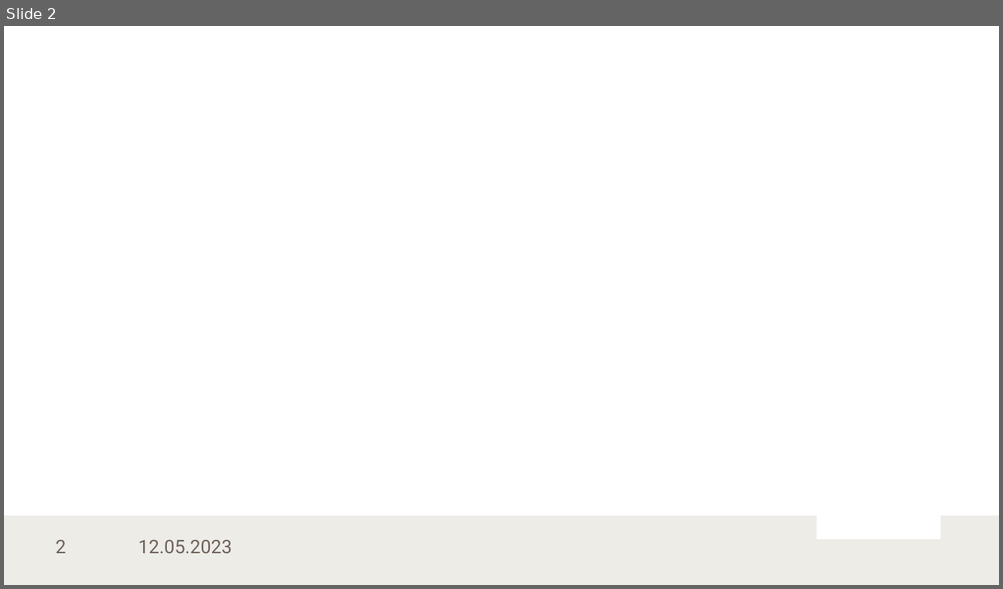
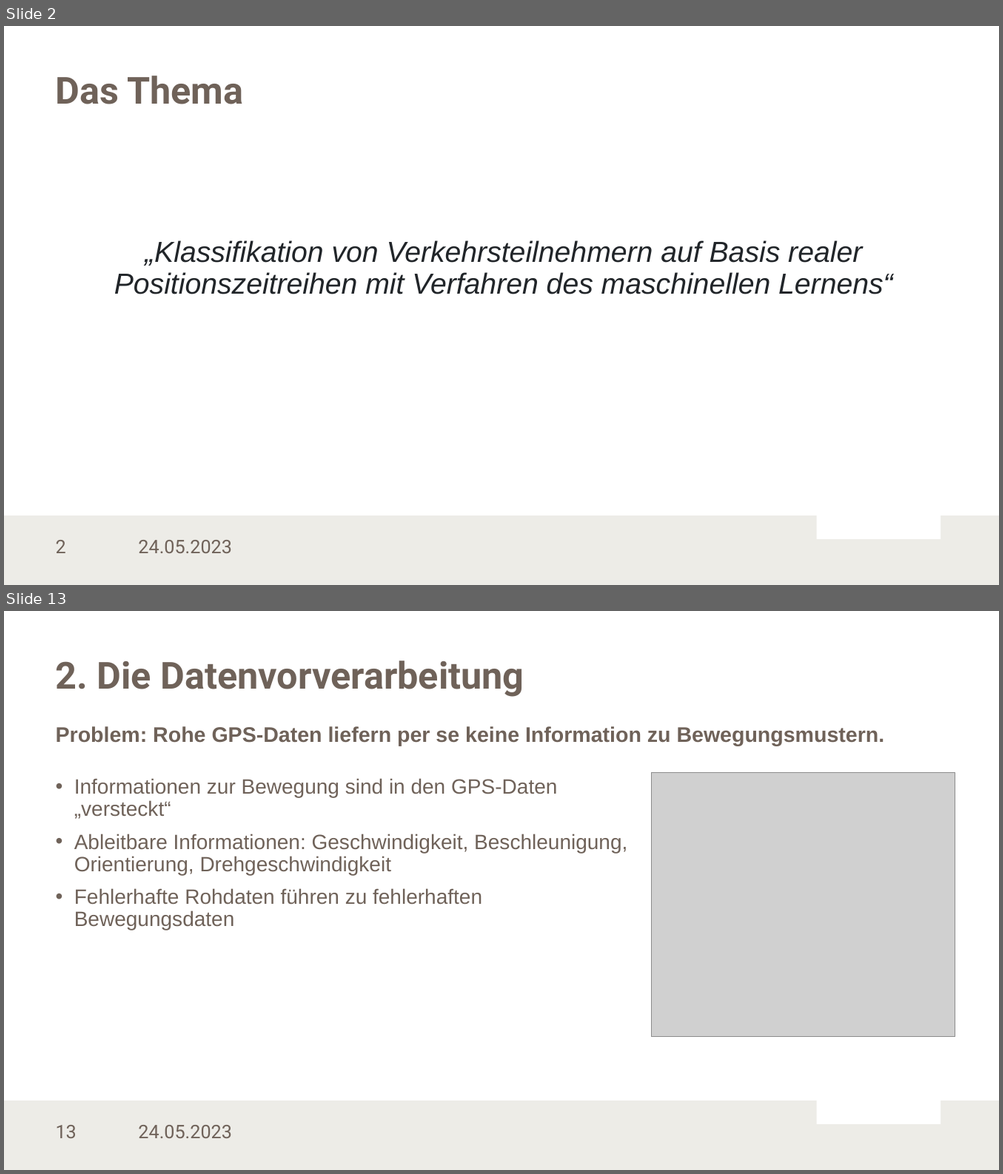
Before and after one commit to LennartKoepper/Bachelor-Thesis, a slide deck: Seminar/Bachelorseminar_25-04-2023.pptx. Shown one above the other, each under a label of ours: slide 2 before the commit, slides 2 and 13 after it; the slides between them are not shown. The pictures are 1003x589 and 1003x1174 pixels, drawn with LibreOffice and Linux fonts; fonts in the diff are those of the drawing; grey boxes stand for pictures; background and template pictures are left out. Boxes give left, top, right and bottom in pixels: in the first picture for what was removed or moved away, otherwise in the second. Text is boxed around its words. In the diff, an @@ line names an element or a change of style, - is before the commit and + after.

```diff
--- a/Seminar/Bachelorseminar_25-04-2023.pptx
+++ b/Seminar/Bachelorseminar_25-04-2023.pptx
@@ slide 13 added at (x1=4, y1=611, x2=999, y2=1170), background #FFFFFF; not listed: 3 template elements that a slide beside it also shows @@
@@ title added at (x1=56, y1=661, x2=524, y2=697), 36 pt, text #6F6259, bold @@
+2. Die Datenvorverarbeitung
@@ text added at (x1=56, y1=726, x2=885, y2=746), 20.4 pt, text #6F6259, bold @@
+Problem: Rohe GPS-Daten liefern per se keine Information zu Bewegungsmustern.
@@ text added at (x1=74, y1=778, x2=627, y2=930), 20 pt, text #6F6259 @@
+• Informationen zur Bewegung sind in den GPS-Daten „versteckt“
+• Ableitbare Informationen: Geschwindigkeit, Beschleunigung, Orientierung, Drehgeschwindigkeit
+• Fehlerhafte Rohdaten führen zu fehlerhaften Bewegungsdaten
@@ picture added at (x1=651, y1=773, x2=955, y2=1037) @@
@@ text added at (x1=138, y1=1125, x2=232, y2=1139), 18 pt, text #6F6259 @@
+24.05.2023
@@ slide 2 changed as well @@
@@ title added at (x1=56, y1=76, x2=243, y2=104), 36 pt, text #6F6259, bold @@
+Das Thema
@@ text added at (x1=114, y1=241, x2=893, y2=295), 28 pt, text #212529, italic @@
+„Klassifikation von Verkehrsteilnehmern auf Basis realer Positionszeitreihen mit Verfahren des maschinellen Lernens“
@@ text at (x1=138, y1=540, x2=232, y2=554): text changed @@
-12.05.2023
+24.05.2023
```
Also in this commit, not shown: 1 other slide changed, 18 other slides added, 2 other files.
